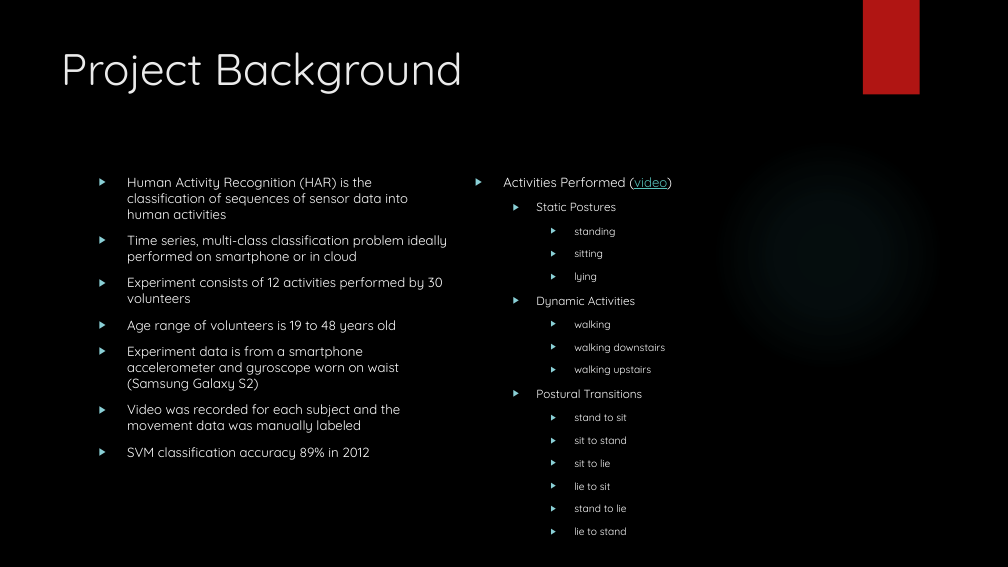
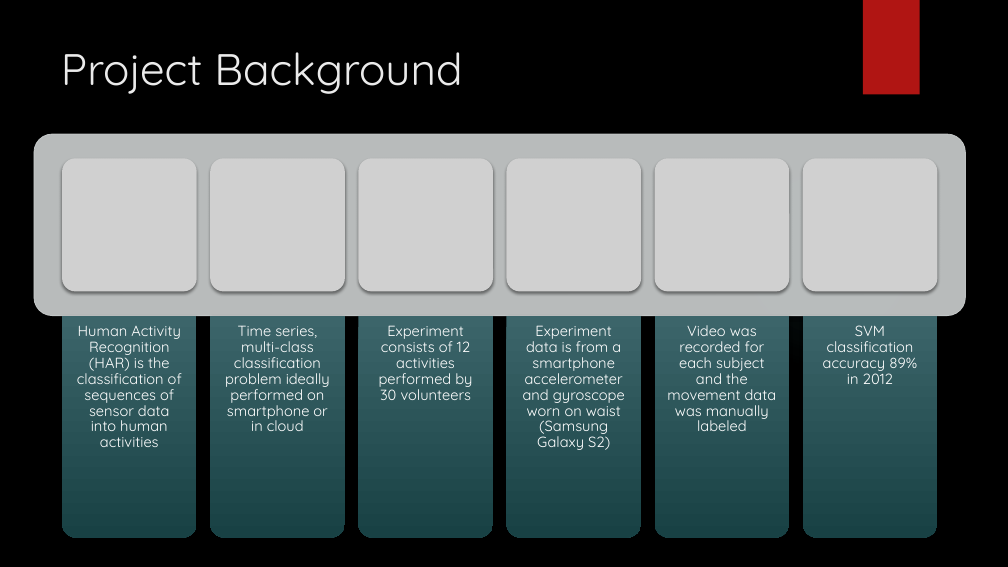
Before and after one commit to kennybcuz/smartphone_activity_recognition, a slide deck: slide 3 of Activity Recognition Using Smartphones.pptx. Drawn at 1008x567 pixels with LibreOffice and Linux fonts; fonts in the diff are those of the drawing; grey boxes stand for pictures; background and template pictures are left out. Boxes give left, top, right and bottom in pixels: in the first picture for what was removed or moved away, otherwise in the second. Text is boxed around its words. In the diff, an @@ line names an element or a change of style, - is before the commit and + after.

```diff
--- a/Activity Recognition Using Smartphones.pptx
+++ b/Activity Recognition Using Smartphones.pptx
@@ text removed at (x1=127, y1=177, x2=448, y2=460) @@
-▶ Human Activity Recognition (HAR) is the classification of sequences of sensor data into human activities
-▶ Time series, multi-class classification problem ideally performed on smartphone or in cloud
-▶ Experiment consists of 12 activities performed by 30 volunteers
-▶ Age range of volunteers is 19 to 48 years old
-▶ Experiment data is from a smartphone accelerometer and gyroscope worn on waist (Samsung Galaxy S2)
-▶ Video was recorded for each subject and the movement data was manually labeled
-▶ SVM classification accuracy 89% in 2012
@@ text removed at (x1=503, y1=177, x2=672, y2=512) @@
-▶ Activities Performed (video)
-  ▶ Static Postures
-    ▶ standing
-    ▶ sitting
-    ▶ lying
-  ▶ Dynamic Activities
-    ▶ walking
-    ▶ walking downstairs
-    ▶ walking upstairs
-  ▶ Postural Transitions
-    ▶ stand to sit
-    ▶ sit to stand
-    ▶ sit to lie
-    ▶ lie to sit
-    ▶ stand to lie
-    ▶ lie to stand
@@ group added at (x1=34, y1=134, x2=966, y2=538): 6 pictures, 6 round same rects, 6 texts, 1 rounded rectangle @@
+Human Activity Recognition (HAR) is the classification of sequences of sensor data into human activities
+Time series, multi-class classification problem ideally performed on smartphone or in cloud
+Experiment consists of 12 activities performed by 30 volunteers
+Experiment data is from a smartphone accelerometer and gyroscope worn on waist (Samsung Galaxy S2)
+Video was recorded for each subject and the movement data was manually labeled
+SVM classification accuracy 89% in 2012
```
Also in this commit, not shown: 4 other slides changed, 3 slides added, 1 other file.
